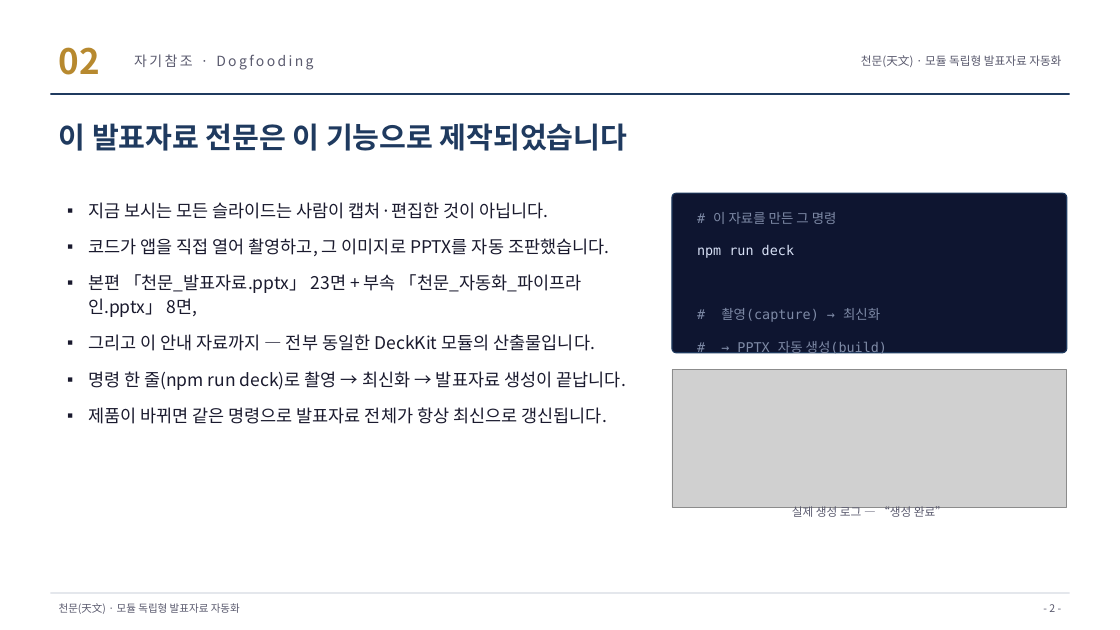
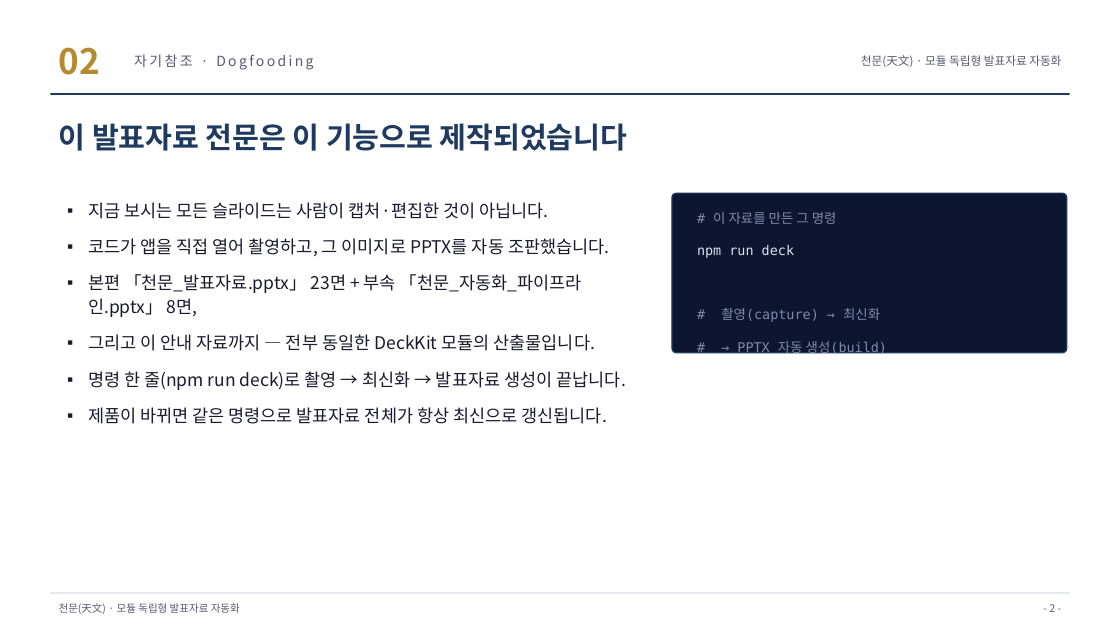
Before and after one commit to son884999-oss/Luck_delta, a slide deck: slide 2 of 천문_자동화모듈_안내.pptx. Drawn at 1120x630 pixels with LibreOffice and Linux fonts; fonts in the diff are those of the drawing; grey boxes stand for pictures. Boxes give left, top, right and bottom in pixels: in the first picture for what was removed or moved away, otherwise in the second. Text is boxed around its words. In the diff, an @@ line names an element or a change of style, - is before the commit and + after.

```diff
--- a/천문_자동화모듈_안내.pptx
+++ b/천문_자동화모듈_안내.pptx
@@ picture removed at (672,370,1067,507) @@
@@ text removed at (792,504,947,517) @@
-실제 생성 로그 — “생성 완료”
```
Also in this commit, not shown: 21 other files.
